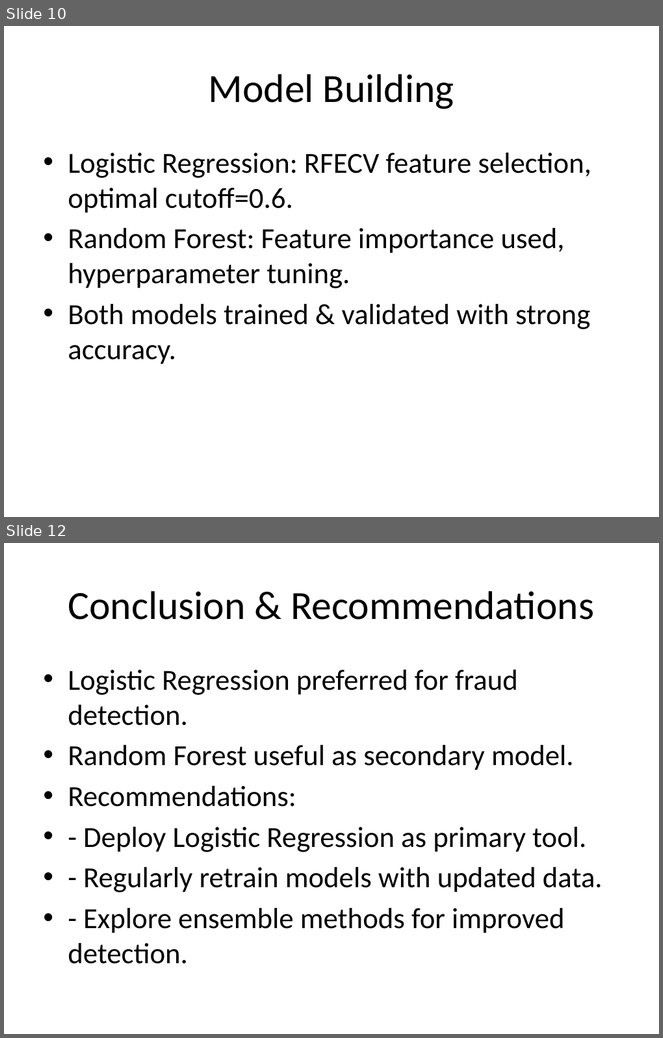
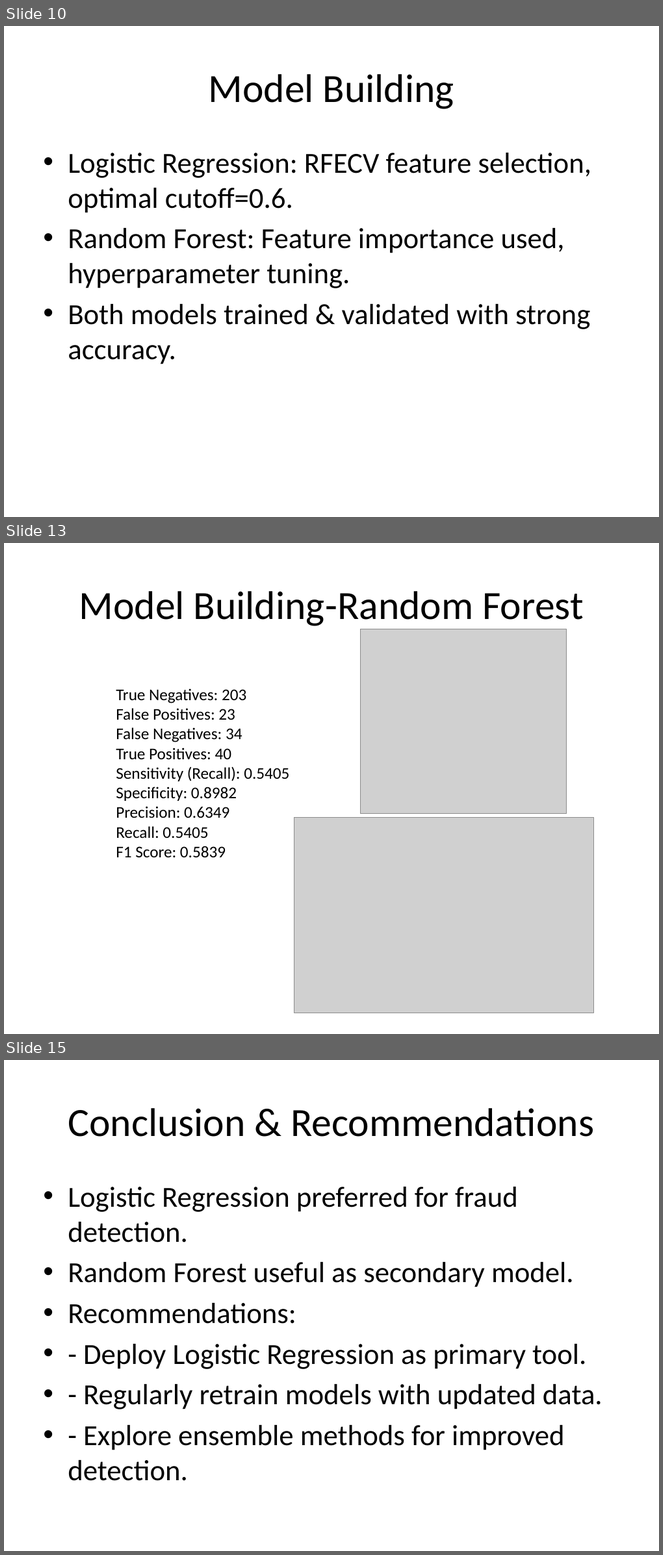
Before and after one commit to bhawanih9/Fraudulent_Claim_Detection, a slide deck: Fraudulent_Claim_Detection_BhawaniShankarMahapatra_BiniyamBelaynehDemisse_PPT.pptx. Shown one above the other, each under a label of ours: slides 10 and 12 before the commit, slides 10, 13 and 15 after it; the slides between them are not shown. The pictures are 663x1038 and 663x1555 pixels, drawn with LibreOffice and Linux fonts; fonts in the diff are those of the drawing; grey boxes stand for pictures. Boxes give left, top, right and bottom in pixels: in the first picture for what was removed or moved away, otherwise in the second. Text is boxed around its words. In the diff, an @@ line names an element or a change of style, - is before the commit and + after.

```diff
--- a/Fraudulent_Claim_Detection_BhawaniShankarMahapatra_BiniyamBelaynehDemisse_PPT.pptx
+++ b/Fraudulent_Claim_Detection_BhawaniShankarMahapatra_BiniyamBelaynehDemisse_PPT.pptx
@@ slide 13 added at box(4, 543, 659, 1034), background #FFFFFF @@
@@ title added at box(79, 591, 583, 626), 44 pt, text #000000 @@
+Model Building-Random Forest
@@ picture added at box(360, 629, 567, 813) @@
@@ text added at box(116, 689, 289, 858), 18 pt, text #000000 @@
+True Negatives: 203
+False Positives: 23
+False Negatives: 34
+True Positives: 40
+Sensitivity (Recall): 0.5405
+Specificity: 0.8982
+Precision: 0.6349
+Recall: 0.5405
+F1 Score: 0.5839
@@ picture added at box(295, 817, 594, 1013) @@
@@ what was slide 12 is now slide 15 @@
```
Also in this commit, not shown: 2 slides changed, 2 other slides added.
